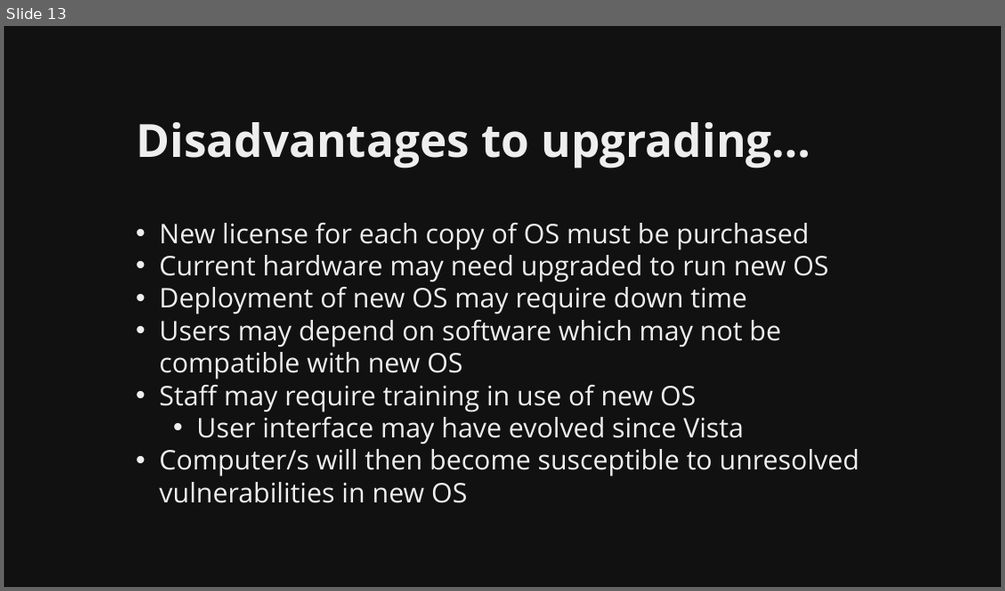
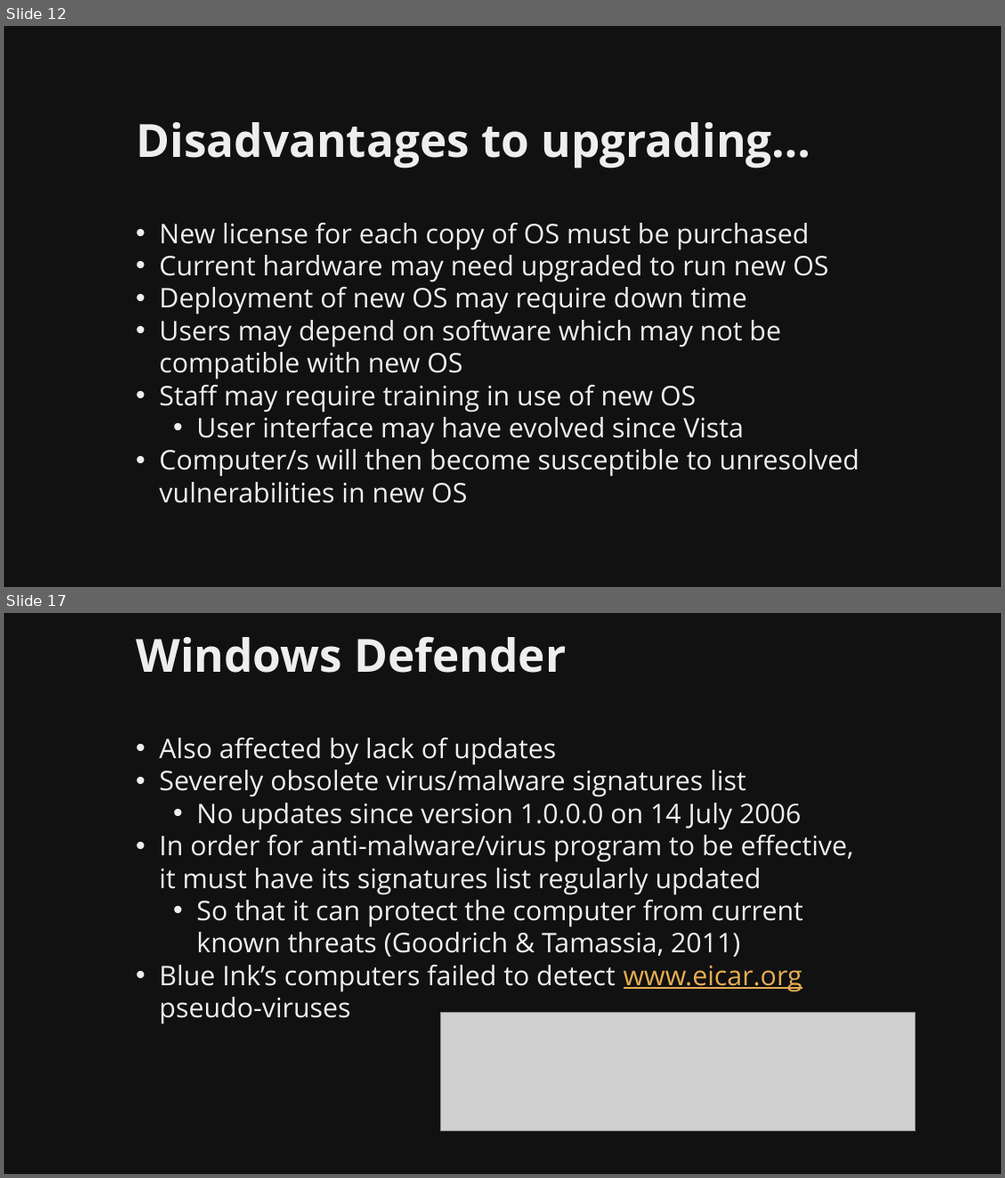
Before and after one commit to martymcflywa/ecu, a slide deck: year_1/sem_2/CSI1101_computer_security/0b_assignment_2_[22MAY15_0900]/dev/CSI1101_PONCE_A2_v01.pptx. Shown one above the other, each under a label of ours: slide 13 before the commit, slides 12 and 17 after it; the slides between them are not shown. The pictures are 1005x591 and 1005x1178 pixels, drawn with LibreOffice and Linux fonts; fonts in the diff are those of the drawing; grey boxes stand for pictures. Boxes give left, top, right and bottom in pixels: in the first picture for what was removed or moved away, otherwise in the second. Text is boxed around its words. In the diff, an @@ line names an element or a change of style, - is before the commit and + after.

```diff
--- a/year_1/sem_2/CSI1101_computer_security/0b_assignment_2_[22MAY15_0900]/dev/CSI1101_PONCE_A2_v01.pptx
+++ b/year_1/sem_2/CSI1101_computer_security/0b_assignment_2_[22MAY15_0900]/dev/CSI1101_PONCE_A2_v01.pptx
@@ slide 17 added at (4,613,1001,1174), background #111111 @@
@@ title added at (136,636,566,673), 44 pt, text #EEEEEE, bold @@
+Windows Defender
@@ text added at (159,738,854,1024), 26 pt, text #EEEEEE @@
+• Also affected by lack of updates
+• Severely obsolete virus/malware signatures list
+  • No updates since version 1.0.0.0 on 14 July 2006
+• In order for anti-malware/virus program to be effective, it must have its signatures list regularly updated
+  • So that it can protect the computer from current known threats (Goodrich & Tamassia, 2011)
+• Blue Ink’s computers failed to detect www.eicar.org pseudo-viruses
@@ picture added at (441,1013,915,1130) @@
@@ what was slide 13 is now slide 12 @@
```
Also in this commit, not shown: 4 slides changed, 7 other slides added, 1 slide removed, 3 other files.
